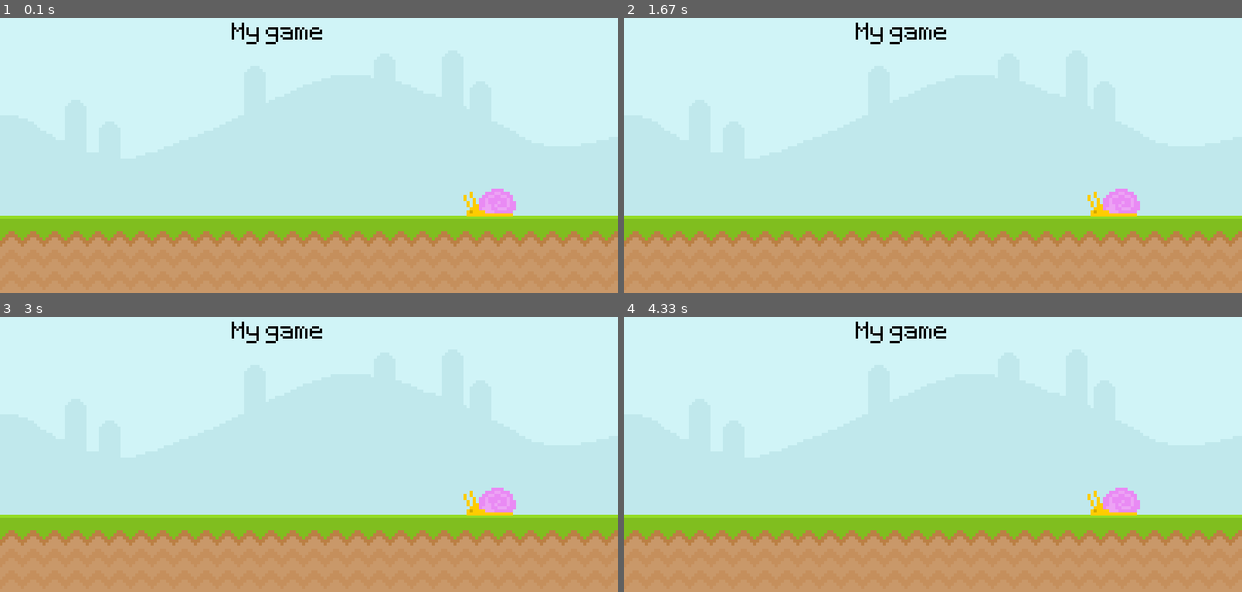
Above: before the commit, frames 1-4 (two rows, left to right).
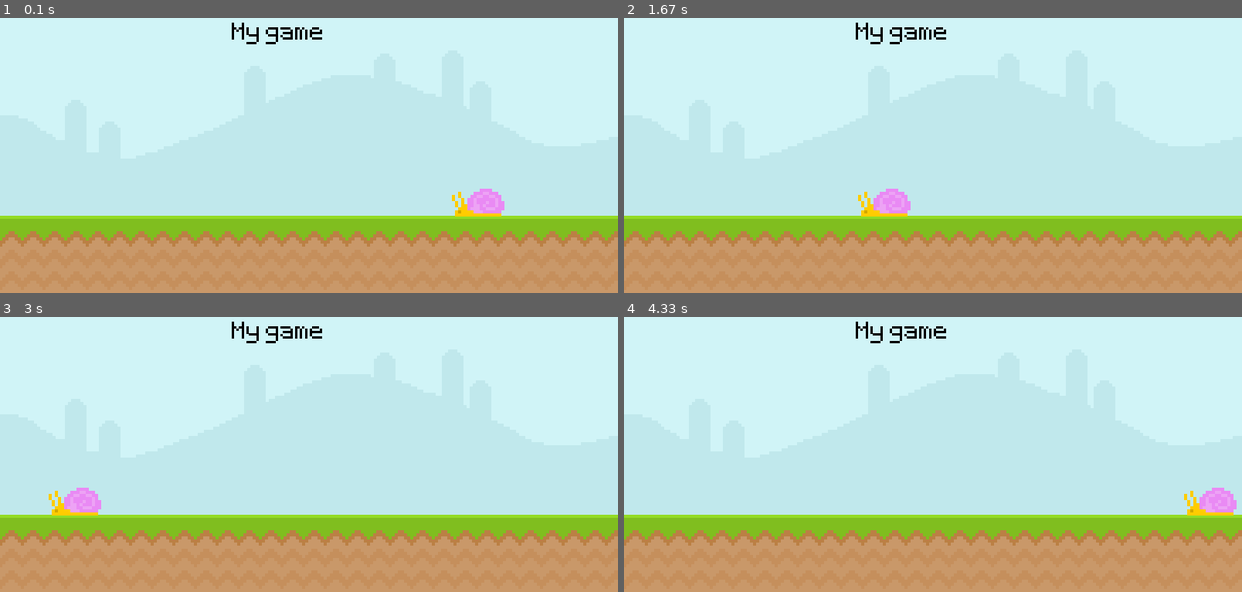
Above: after the commit, the same moments.

Repository: dimkauzh/Pygame-Platformer
Game: pygame game, started from main.py
Two runs of this game, one before a commit and one after it. Both use one fixed random seed, a clock stepped at 60 frames per second and the inputs below.
Inputs:
- Up to frame 1 (0.1 s): no input
- Up to frame 2 (1.67 s): no input
- Up to frame 3 (3 s): no input
- Up to frame 4 (4.33 s): no input

The runs differ from the first frame. In frame 1, 0.6% of the frame differs, in the area x 73-84%, y 62-73%; in frame 2, 1.3%, in the area x 37-84%, y 62-73%; in frame 3, 1.3%; in frame 4, 1.3%.

Commit message:
Update main.py

Diff:
--- a/main.py
+++ b/main.py
@@ -1,3 +1,4 @@
+# Modules
 import pygame
 from sys import exit
 
@@ -13,6 +14,10 @@
 
 # Font
 font = pygame.font.Font("font/Pixeltype.ttf", 50)
+
+# Snail position
+snail_x_pos = 600
+snail_y_pos = 265
 
 # For stopping game(Moving)Surfaces
 def kill():
@@ -36,13 +41,20 @@
 # Player + Bots (Moving Surfaces)
 snail_surface = pygame.image.load("graphics/snail/snail1.png")
 
-# Snail position
-snail_x_pos = 600
-snail_y_pos = 265
+# While loop while the game is running
+while True:
 
-# Loop while game is running
-while True:
+    # Functions from before
     kill()
     blits()
+
+    # Moving the snail
+    snail_x_pos -= 3
+
+    # Changes the direction that the snail goes
+    if snail_x_pos < -100:
+        snail_x_pos = 800
+
+    # Update display
     pygame.display.update()
     clock.tick(60)
